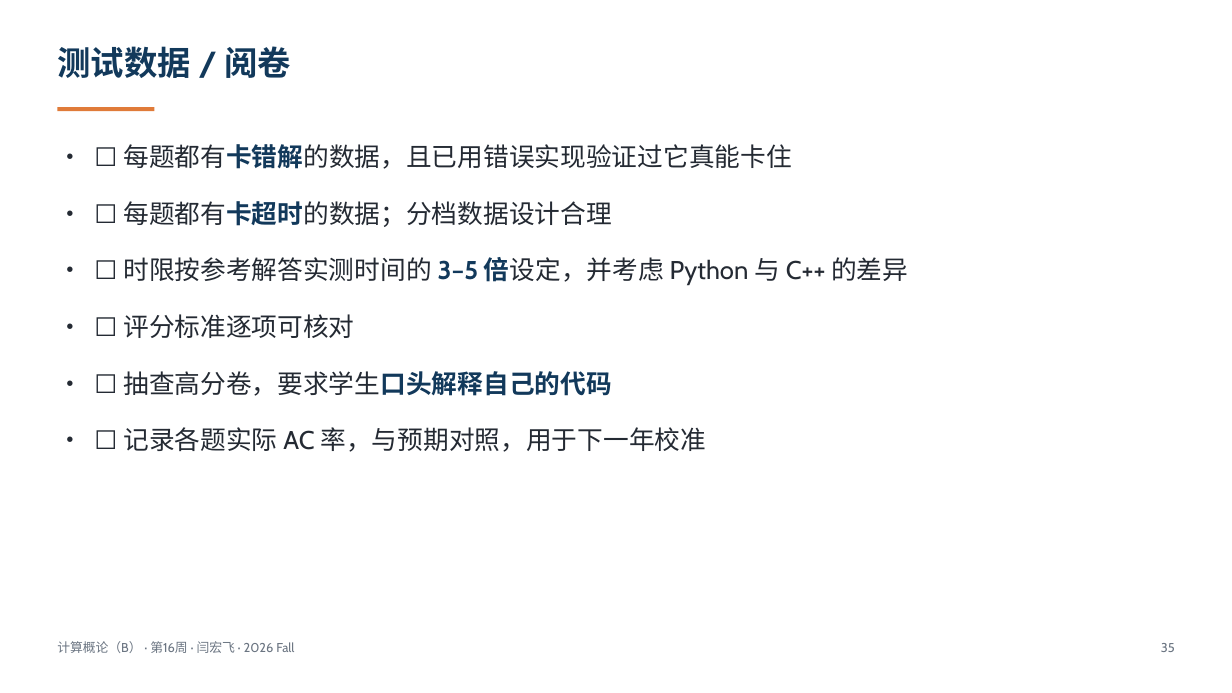
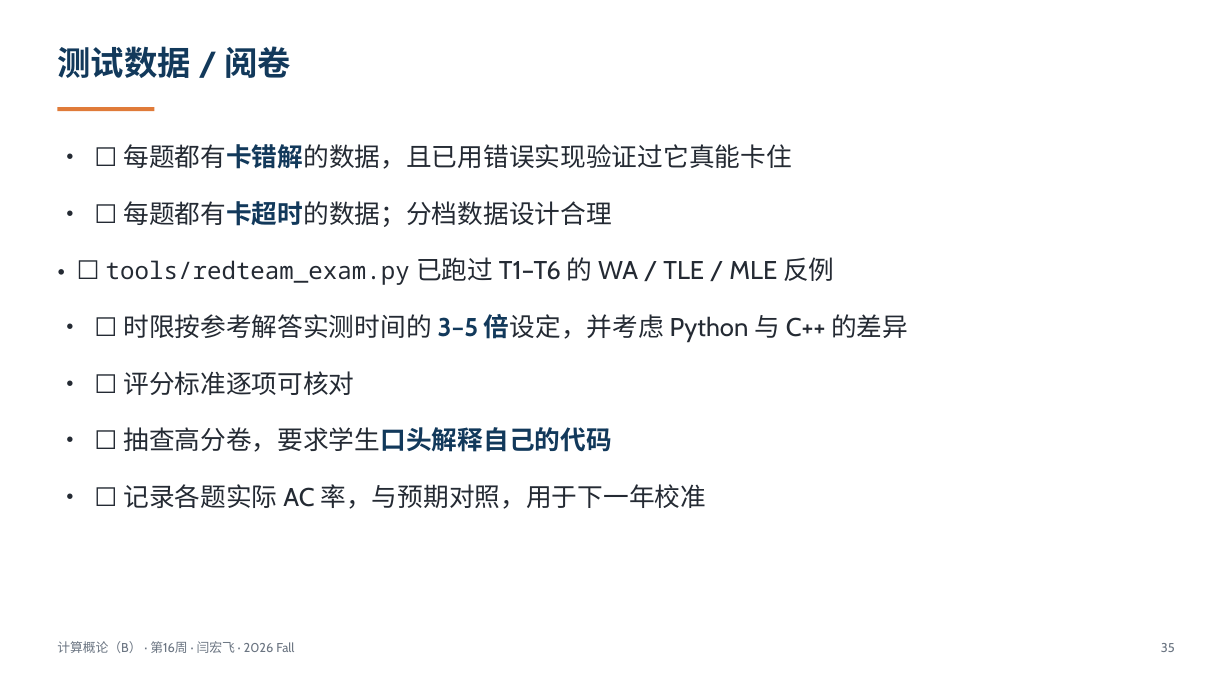
Before and after one commit to GMyhf/2026fall-cs101, a slide deck: slide 35 of courseware/202612_ADS_W16_Review_Final_Machine_Exam.pptx. Drawn at 1232x693 pixels with LibreOffice and Linux fonts; fonts in the diff are those of the drawing. Boxes give left, top, right and bottom in pixels: in the first picture for what was removed or moved away, otherwise in the second. Text is boxed around its words. In the diff, an @@ line names an element or a change of style, - is before the commit and + after.

Commit message:
T-009 add red team sample exam corpus

```diff
--- a/courseware/202612_ADS_W16_Review_Final_Machine_Exam.pptx
+++ b/courseware/202612_ADS_W16_Review_Final_Machine_Exam.pptx
@@ text at box(106, 257, 834, 285): paragraph added @@
+• ☐ tools/redteam_exam.py 已跑过 T1–T6 的 WA / TLE / MLE 反例
```
Also in this commit, not shown: 6 other files.
